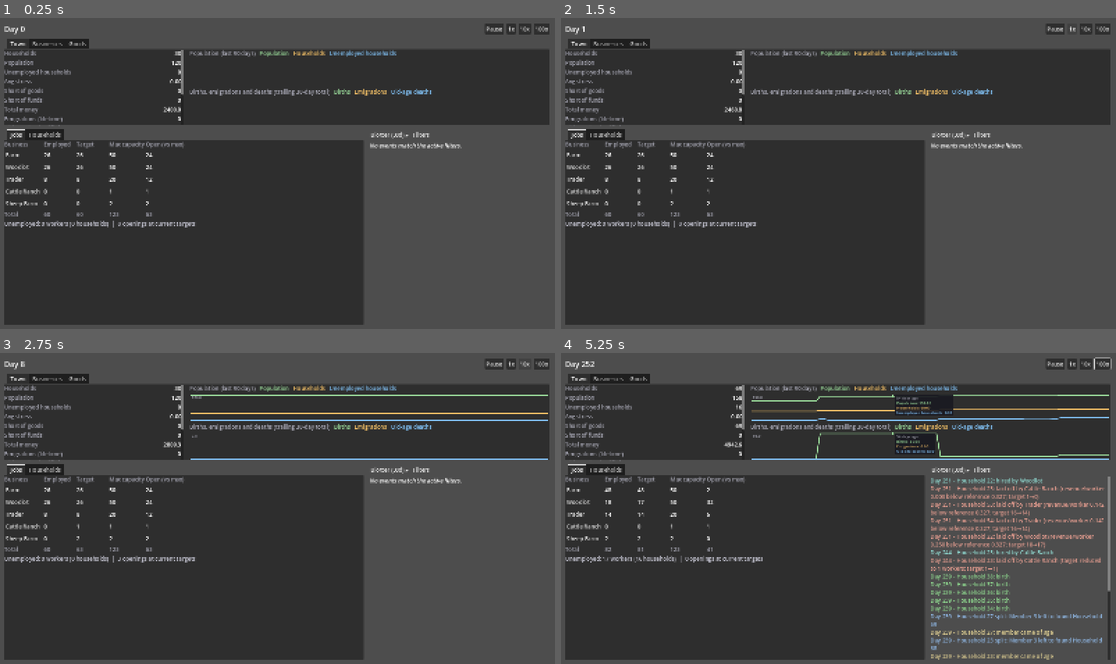
Above: before the commit, frames 1-4 (two rows, left to right).
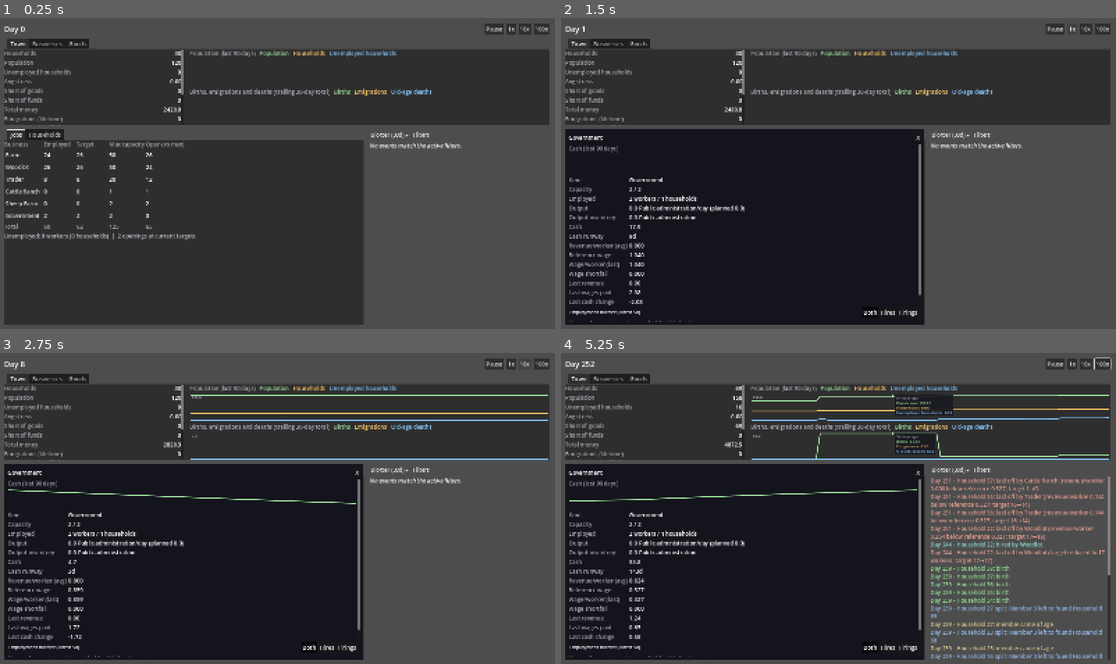
Above: after the commit, the same moments.

Repository: forsman5/sitka
Game: Godot game, scene res://scenes/sim/he_dashboard.tscn
Same seed, same stepped clock (60 frames per second), same inputs: the game is played once before the commit and once after it. This scene is started directly instead of the project's main scene.
Inputs (mouse positions are in pixels of both pictures, inside the frame that each line leads up to):
- Up to frame 1 (0.25 s): no input
- Up to frame 2 (1.5 s): click (583, 217) at 0.5 s, where only the run after the commit has a clickable "Government"; click "1x" at 1.25 s
- Up to frame 3 (2.75 s): click "10x" at 2 s
- Up to frame 4 (5.25 s): click "100x" at 2.75 s; tap Enter at 3.5 s; drag from (932, 408) to (894, 440) at 3.52 s; drag from (932, 446) to (810, 570) at 4.27 s; move the mouse to (894, 440) at 5.02 s; hold Right (ui_right) from 5.03 s (still down); hold Alt from 5.03 s (still down)

The runs differ from the first frame. In frame 1, 0.9% of the frame differs, in the area x 0-36%, y 29-72%; in frame 2, 40%; in frame 3, 39%; in frame 4, 45%, in the area x 0-99%, y 20-99%.

Commit message:
Add Government business and sales tax to the household economy
Kind.GOVERNMENT holds the town treasury. Every domestic sale (household
purchases, business-to-business inputs, Trader-supplied inputs) remits a 5%
seller-paid sales tax to it. One permanent administrator household is paid
from the treasury (no overdraft) and is re-hired if the holder leaves.
Builder jobs are stubbed (builder_slots + TODOs). Exports are untaxed.

Adds get_government_summary(), a dashboard status line, and a headless
government check including a tax-rate sweep. Loosens the Trader layoff
bound from 5 to 6 days to account for the tax.

Co-Authored-By: Claude Sonnet 5.5 <noreply@anthropic.com>

Diff:
--- a/scripts/sim/harness/run_household_economy.gd
+++ b/scripts/sim/harness/run_household_economy.gd
@@ -45,6 +45,7 @@
 	_check_herd_monetization()
 	_check_needs_catalog()
 	_check_need_substitutes()
+	_check_government_taxes()
 
 	if _ok:
 		print("\nH1 acceptance: PASS")
@@ -694,7 +695,10 @@
 		# settles (5 days here vs 2 without ranches). Still a "settles, not
 		# thrashes" bound -- the unfixed bug this guards against laid off
 		# roughly every three weeks (11+ days).
-		_assert(late_layoff_days <= 5, "Trader repeatedly laid off staff between supplier harvests in %s (%d layoff days)" % [scenario, late_layoff_days])
+		# Now 6, not 5, with the 5% sales tax on: sellers keep a little less
+		# revenue per worker, so the Trader trims once more while it settles
+		# (probed: 4 layoff days at 0% tax, 5 at 2%, 6 at 5%).
+		_assert(late_layoff_days <= 6,"Trader repeatedly laid off staff between supplier harvests in %s (%d layoff days)" % [scenario, late_layoff_days])
 
 func _business_snapshot(sim: HESimulation, day: int) -> Dictionary:
 	sim.advance_ticks(day - sim.day)
@@ -1089,6 +1093,79 @@
 	_assert(sim._preferred_satisfier(settlement_id, need) == Commodity.Type.WOOL, "A cheaper-per-unit satisfier in supply should be preferred")
 	print("  burn order, partial burns and preferred-satisfier choice behave as expected")
 
+## Government + sales tax: every domestic sale remits a slice to the town
+## treasury, which pays one permanent administrator and never overdrafts.
+## Sweeps the tax rate so the printout answers "is a sales tax alone enough,
+## or do we also need a resident/property tax?" -- see HESimulation.SALES_TAX_RATE.
+func _check_government_taxes() -> void:
+	print("\n=== Government: sales tax funds a permanent administrator ===")
+	var gov_id := HEScenarioSeeds.GOVERNMENT_BUSINESS_ID
+	var sim := _new_sim("build_three_business_economy")
+	var summary := sim.get_government_summary(1)
+	_assert(not summary.is_empty(), "Seeded town should have a government")
+	_assert((summary["administrator_household_ids"] as Array).size() == 1, "Government should start with exactly one administrator household")
+	_assert(summary["builder_slots"] == 0, "Builder jobs are a stub: no slots yet")
+
+	var days := 730
+	var worst_treasury := INF
+	var late_shortfall_days := 0
+	var capacity_start := 0
+	for report in sim.get_business_reports():
+		if report["business_id"] == gov_id:
+			capacity_start = report["capacity"]
+			_assert(report["kind"] == "government", "Government report should be kind=government")
+	for d in days:
+		sim.advance_ticks(1)
+		worst_treasury = minf(worst_treasury, sim.get_government_summary(1)["treasury"])
+		if d >= 30:
+			for report in sim.get_business_reports(1):
+				if report["business_id"] == gov_id and report["wage_shortfall"] > EPSILON:
+					late_shortfall_days += 1
+	summary = sim.get_government_summary(1)
+	var wage_per_day := 0.0
+	for report in sim.get_business_reports(1):
+		if report["business_id"] == gov_id:
+			wage_per_day = report["last_wages_paid"]
+			_assert(report["capacity"] == capacity_start, "Government capacity must not self-tune")
+	print("  default rate %.0f%%: tax collected=%.1f (%.2f/day) vs administrator wage %.2f/day, treasury=%.1f, wage-shortfall days after day 30: %d" % [sim.sales_tax_rate * 100.0, summary["tax_collected_total"], summary["tax_collected_total"] / days, wage_per_day, summary["treasury"], late_shortfall_days])
+	_assert(summary["tax_collected_total"] > 0.0, "Sales tax should collect something")
+	_assert(worst_treasury >= -EPSILON, "Treasury must never overdraft (worst %.4f)" % worst_treasury)
+	_assert(late_shortfall_days == 0, "Sales tax alone should sustain the administrator's wage after the first month (%d short days)" % late_shortfall_days)
+	_assert(summary["tax_collected_total"] / days >= wage_per_day, "Average tax income should cover the administrator's daily wage")
+
+	# Tax is a transfer: same-day money reconciliation must still hold with it on.
+	var worst_money_gap := 0.0
+	for record in sim.get_daily_history(days):
+		var expected: float = record["opening_money"] - float(record["money_written_off"]) + float(record["export_revenue"]) - float(record["import_cost"])
+		worst_money_gap = maxf(worst_money_gap, absf(record["closing_money"] - expected))
+	_assert(worst_money_gap < EPSILON, "Money did not reconcile with sales tax on, worst gap %.4f" % worst_money_gap)
+
+	# Rate sweep (information + a monotonicity guard).
+	var previous_tax := -1.0
+	for rate in [0.0, 0.03, 0.05, 0.08]:
+		var swept := _new_sim("build_three_business_economy")
+		swept.sales_tax_rate = rate
+		swept.advance_ticks(365)
+		var s := swept.get_government_summary(1)
+		print("  rate %.0f%%: year-1 tax=%.1f treasury=%.1f" % [rate * 100.0, s["tax_collected_total"], s["treasury"]])
+		if rate == 0.0:
+			_assert(s["tax_collected_total"] == 0.0, "Rate 0 must collect nothing")
+		_assert(s["tax_collected_total"] >= previous_tax, "A higher rate should not collect less tax")
+		previous_tax = s["tax_collected_total"]
+
+	# The post is permanent: lose the administrator and the next weekly
+	# reconcile fills it again.
+	var staffed := _new_sim("build_three_business_economy")
+	var admin_id: int = (staffed.get_government_summary(1)["administrator_household_ids"] as Array)[0]
+	staffed.households[admin_id].employer_business_id = -1
+	staffed.advance_ticks(HESimulation.CAPACITY_EVAL_INTERVAL_DAYS)
+	_assert((staffed.get_government_summary(1)["administrator_household_ids"] as Array).size() >= 1, "Administrator post should be refilled after the holder leaves")
+
+	# A town with no government taxes nothing and reports none.
+	var bare := _new_sim("build_two_settlement_economy")
+	bare.advance_ticks(60)
+	_assert(bare.get_government_summary(1).is_empty(), "A scenario without a government should report none")
+
 func _total_worker_capacity(sim: HESimulation) -> int:
 	var total := 0
 	for household_id in sim.get_household_ids():
--- a/scripts/sim/household_economy/data/he_scenario_seeds.gd
+++ b/scripts/sim/household_economy/data/he_scenario_seeds.gd
@@ -29,6 +29,12 @@
 ## -- the opt-in scenarios and the ranches can all be present at once.
 const CATTLE_RANCH_BUSINESS_ID := 6
 const SHEEP_FARM_BUSINESS_ID := 7
+## The town government (Kind.GOVERNMENT): a treasury filled by sales tax that
+## pays one permanent administrator household. Present in every _build_world
+## town, including build_custom's, which never offers it as a choice.
+const GOVERNMENT_BUSINESS_ID := 8
+## Days of administrator wages a new government's treasury starts with.
+const STARTING_TREASURY_DAYS := 10.0
 
 const HOUSEHOLD_COUNT := 30
 
@@ -318,7 +324,54 @@
 		households[household_id] = household
 		settlement.household_ids.append(household_id)
 
+	add_government(settlement, households, businesses, GOVERNMENT_BUSINESS_ID)
+
 	return {"settlements": {SETTLEMENT_ID: settlement}, "households": households, "businesses": businesses}
+
+## Adds a Government business to `settlement` and employs one existing
+## household as its permanent administrator (the last unemployed household,
+## else the last one of the most-staffed business, so the existing day-one
+## staffing barely shifts -- population is unchanged; the donor employer's
+## weekly reconcile refills the slot). Starts with a small treasury float
+## (STARTING_TREASURY_DAYS of wages); after that the administrator is paid out
+## of sales tax alone. Public so a multi-town
+## builder (the valley) can give each settlement its own, with a unique id.
+## TODO(builders): seed builder_slots and builder households here once the
+## builder jobs are modeled (see HEBusiness.builder_slots).
+static func add_government(settlement: HESettlement, households: Dictionary, businesses: Dictionary, government_id: int) -> HEBusiness:
+	var gov := HEBusiness.new(government_id, "Government", null, WORKER_CAPACITY, WORKER_CAPACITY, HEBusiness.Kind.GOVERNMENT, settlement.id)
+	# A small float so day-one wages aren't rationed while the first sales
+	# tax trickles in (probed: an empty treasury rationed the administrator
+	# for ~9 days); from then on tax alone sustains the wage.
+	gov.balance = STARTING_TREASURY_DAYS * _estimated_starting_reference_wage() * WORKER_CAPACITY
+	businesses[government_id] = gov
+	settlement.business_ids.append(government_id)
+	var admin: HEHousehold = null
+	for household_id in settlement.household_ids:
+		var h: HEHousehold = households[household_id]
+		if h.worker_capacity() > 0 and h.employer_business_id == -1:
+			admin = h
+	if admin == null:
+		# Draw from the business with the most households (its last one) --
+		# the small Trader/Bloomery/Mine slices are tuned tightly and a day-
+		# one short crew there visibly shifts trade (see the Trader churn and
+		# Bloomery checks in run_household_economy.gd).
+		var staff_by_employer: Dictionary = {}
+		for household_id in settlement.household_ids:
+			var h: HEHousehold = households[household_id]
+			if h.worker_capacity() > 0 and h.employer_business_id != -1:
+				staff_by_employer[h.employer_business_id] = staff_by_employer.get(h.employer_business_id, 0) + 1
+		var donor_id := -1
+		for employer_id in staff_by_employer.keys():
+			if donor_id == -1 or staff_by_employer[employer_id] > staff_by_employer[donor_id] or (staff_by_employer[employer_id] == staff_by_employer[donor_id] and employer_id < donor_id):
+				donor_id = employer_id
+		for household_id in settlement.household_ids:
+			var h: HEHousehold = households[household_id]
+			if h.worker_capacity() > 0 and h.employer_business_id == donor_id:
+				admin = h
+	if admin != null:
+		admin.employer_business_id = government_id
+	return gov
 
 ## Evenly staffed on day one -- HOUSEHOLD_COUNT*WORKER_CAPACITY workers split
 ## with a small slice going to the Trader and the rest split 50/50 between
@@ -401,7 +454,7 @@
 	var businesses: Dictionary = world["businesses"]
 	var settlement: HESettlement = world["settlements"][SETTLEMENT_ID]
 	for business_id in businesses.keys():
-		if not included.has(business_id):
+		if business_id != GOVERNMENT_BUSINESS_ID and not included.has(business_id):
 			businesses.erase(business_id)
 			settlement.business_ids.erase(business_id)
 	return world
--- a/scripts/sim/household_economy/he_dashboard.gd
+++ b/scripts/sim/household_economy/he_dashboard.gd
@@ -1720,6 +1720,10 @@
 			var status_text := "Growing · harvest in %dd · %.1f %s expected · %.0f%% projected yield" % [next_harvest, expected, report["output_commodity"], yield_percent]
 			status_label.text = status_text
 			status_label.tooltip_text = "%s\n\nProjected from labor already applied plus the current crew continuing until harvest." % status_text
+		elif report["kind"] == "government":
+			var gov_text := "Treasury %.1f · tax today %.2f (%.0f%% sales tax)" % [report["treasury"], report["last_tax_collected"], report["sales_tax_rate"] * 100.0]
+			status_label.text = gov_text
+			status_label.tooltip_text = "%s\n\nSales tax on every local sale pays the administrator; builder jobs are not modeled yet." % gov_text
 		elif report["kind"] == "trader":
 			status_label.text = "Moved %.1f / %.1f units" % [report["last_actual_units"], report["last_planned_units"]]
 			status_label.tooltip_text = report["output_commodity"]
--- a/scripts/sim/household_economy/he_simulation.gd
+++ b/scripts/sim/household_economy/he_simulation.gd
@@ -396,6 +396,17 @@
 ## still shows the last change after a long quiet period.
 const EMPLOYMENT_EVENTS_PER_TYPE := 100
 
+## Government: a flat sales tax on every DOMESTIC sale (household purchases
+## and business-to-business input purchases, local or Trader-supplied),
+## remitted by the seller to the settlement's Kind.GOVERNMENT business -- see
+## _collect_sales_tax. Exports are deliberately untaxed for now (a future
+## export duty), and a settlement with no government taxes nothing, so
+## scenarios that don't seed one behave exactly as before. Authored
+## placeholder: tuned (see run_household_economy.gd's government check) so a
+## ~30-household town's tax comfortably covers its one administrator's wage
+## with a modest surplus left over for the (stubbed) builder jobs.
+const SALES_TAX_RATE := 0.05
+
 var settlements: Dictionary[int, HESettlement] = {}
 var households: Dictionary[int, HEHousehold] = {}
 var businesses: Dictionary[int, HEBusiness] = {}
@@ -408,6 +419,10 @@
 ## Lets a scenario prove accounting with fixed quotes first before
 ## exercising the bounded price-drift rule.
 var price_adjustment_enabled: bool = true
+
+## Sales tax fraction, a plain variable (not the const) so harnesses and a
+## future player policy can change it per sim. 0.0 turns the tax off.
+var sales_tax_rate: float = SALES_TAX_RATE
 
 ## Named "emigrate" rather than "die" -- placeholder terminology until H1
 ## actually connects to the wider valley (see docs/river-valley-vertical-
@@ -627,6 +642,17 @@
 			report["recipe_id"] = "trade"
 			report["output_commodity"] = _trade_summary(b)
 			report["stock"] = 0.0 # exports convert straight to money; the Trader never holds inventory
+		elif b.kind == HEBusiness.Kind.GOVERNMENT:
+			# Same keys the production branch fills, so detail pages that
+			# read them need no government special case.
+			report["recipe_id"] = "government"
+			report["output_commodity"] = "Public administration"
+			report["stock"] = 0.0
+			report["treasury"] = b.balance
+			report["last_tax_collected"] = b.last_tax_collected
+			report["tax_collected_total"] = b.tax_collected_total
+			report["sales_tax_rate"] = sales_tax_rate
+			report["builder_slots"] = b.builder_slots
 		elif b.kind == HEBusiness.Kind.HERD:
 			var herd_commodity := b.herd_commodity()
 			report["recipe_id"] = "herd"
@@ -674,6 +700,7 @@
 	match kind:
 		HEBusiness.Kind.TRADER: return "trader"
 		HEBusiness.Kind.HERD: return "herd"
+		HEBusiness.Kind.GOVERNMENT: return "government"
 		_: return "production"
 
 ## "Export (Grain, Timber) / Import (Iron Ore)" -- whichever commodities the
@@ -1089,6 +1116,7 @@
 		b.last_cash_change = 0.0
 		b.last_wage_shortfall = 0.0
 		b.todays_flows = {}
+		b.last_tax_collected = 0.0
 		# Single reset point for the day, since not every business's
 		# last_revenue gets overwritten later the same tick the way a
 		# SUBSISTENCE_COMMODITIES seller's does in _clear_market_for --
@@ -1105,7 +1133,9 @@
 			continue
 		var reference_wage := _reference_wage_per_worker(b.settlement_id)
 		var total_needed: float = reference_wage * employed
-		var floor: float = -WAGE_NEGATIVE_BALANCE_FLOOR_DAYS * total_needed
+		# A government pays only out of what its treasury actually holds -- no
+		# overdraft allowance, unlike a business that expects to earn it back.
+		var floor: float = 0.0 if b.kind == HEBusiness.Kind.GOVERNMENT else -WAGE_NEGATIVE_BALANCE_FLOOR_DAYS * total_needed
 		if b.kind == HEBusiness.Kind.HERD:
 			# Not clamped at the floor: debt already BELOW the floor counts
 			# toward what must be raised, so a crew that's hired is always
@@ -1704,6 +1734,10 @@
 		var b: HEBusiness = businesses[business_id]
 		var reference_wage := _reference_wage_per_worker(b.settlement_id)
 		reference_wages[b.settlement_id] = reference_wage
+		if b.kind == HEBusiness.Kind.GOVERNMENT:
+			# Staffed by the seed / _ensure_administrator, not by revenue
+			# signals -- it has no revenue per worker to judge.
+			continue
 		if b.capacity == 0:
 			# A business at zero capacity has had no employed workers, so
 			# rolling_average_revenue_per_worker() reads a flat 0 --
@@ -1865,6 +1899,8 @@
 
 	for business_id in business_ids:
 		var b: HEBusiness = businesses[business_id]
+		if b.kind == HEBusiness.Kind.GOVERNMENT:
+			continue # never laid off by the capacity loop; see _ensure_administrator
 		var employed_ids: Array[int] = []
 		for household_id in households.keys():
 			if (households[household_id] as HEHousehold).employer_business_id == business_id:
@@ -1894,6 +1930,7 @@
 			i -= 1
 
 	for settlement_id in get_settlement_ids():
+		_ensure_administrator(settlement_id)
 		var available: Array[int] = []
 		for household_id in (settlements[settlement_id] as HESettlement).household_ids:
 			if (households[household_id] as HEHousehold).employer_business_id == -1:
@@ -1904,6 +1941,8 @@
 		local_business_ids.sort()
 		for business_id in local_business_ids:
 			var b: HEBusiness = businesses[business_id]
+			if b.kind == HEBusiness.Kind.GOVERNMENT:
+				continue # TODO(builders): hire builder_slots households here once modeled
 			var employed_workers := _business_employed_worker_count(business_id)
 			while employed_workers < b.capacity and pool_index < available.size():
 				var household_id: int = available[pool_index]
@@ -2026,6 +2065,7 @@
 			seller.consume(commodity, quantity_traded)
 			seller.add_flow(HEBusiness.FLOW_SOLD, commodity, quantity_traded)
 			var revenue := quantity_traded * price
+			revenue -= _collect_sales_tax(settlement_id, revenue)
 			seller.balance += revenue
 			# += , not = -- _pay_wages already zeroed this at the top of the
 			# tick, and _run_input_purchasing may have already added this
@@ -2580,9 +2620,10 @@
 				b2b["requested"] += requested * affordable_ratio
 				seller.consume(commodity, bought)
 				seller.add_flow(HEBusiness.FLOW_SOLD, commodity, bought)
-				seller.balance += cost
-				seller.last_revenue += cost
-				seller.last_cash_change += cost
+				var net_cost := cost - _collect_sales_tax(buyer.settlement_id, cost)
+				seller.balance += net_cost
+				seller.last_revenue += net_cost
+				seller.last_cash_change += net_cost
 				# Business-to-business sale (e.g. Iron Mine -> Bloomery): no
 				# household or Trader pass records it, so without this the
 				# good's market shows 0 supplied / 0 requested.
@@ -2592,7 +2633,10 @@
 				var offer_before: float = trader_import_capacity[trader.id]
 				trader_import_capacity[trader.id] -= bought
 				var import_cost: float = cost * TRADER_BUY_PRICE_FRACTION
-				var margin: float = cost - import_cost
+				# The sale to the local buyer is taxed; the Trader, as seller,
+				# bears it out of its import margin (never out of import_cost,
+				# which leaves the closed system).
+				var margin: float = cost - import_cost - _collect_sales_tax(buyer.settlement_id, cost)
 				trader.balance += margin
 				trader.last_revenue += margin
 				trader.last_cash_change += margin
@@ -2629,6 +2673,90 @@
 		var need: HENeed = slot_needs[commodity]
 		return need.held(buyer) / need.value_of(commodity)
 	return buyer.stock(commodity)
+
+## The settlement's Kind.GOVERNMENT business, or null (a scenario that never
+## seeded one -- then nothing is taxed there).
+func _settlement_government(settlement_id: int) -> HEBusiness:
+	for business_id in (settlements[settlement_id] as HESettlement).business_ids:
+		var b: HEBusiness = businesses.get(business_id)
+		if b != null and b.kind == HEBusiness.Kind.GOVERNMENT:
+			return b
+	return null
+
+## Sales tax on one domestic sale of gross value `gross` in `settlement_id`:
+## moves sales_tax_rate * gross into that settlement's government treasury and
+## returns the amount, which the CALLER must deduct from what the seller keeps
+## (seller-remitted, so a buyer's price/affordability math is untouched).
+## Returns 0.0 -- taxing nothing -- when there is no government or the rate is
+## zero. A pure internal transfer, so total money is conserved.
+func _collect_sales_tax(settlement_id: int, gross: float) -> float:
+	if sales_tax_rate <= 0.0 or gross <= 0.0:
+		return 0.0
+	var gov := _settlement_government(settlement_id)
+	if gov == null:
+		return 0.0
+	var tax := gross * sales_tax_rate
+	gov.balance += tax
+	gov.last_tax_collected += tax
+	gov.last_revenue += tax
+	gov.last_cash_change += tax
+	gov.tax_collected_total += tax
+	return tax
+
+## Keeps a government's administrator permanent: if no household is employed
+## by it (the seeded one died of old age, left, etc.), hire a replacement --
+## an unemployed household with workers first, else poach a worker household
+## from the lowest-id other employer. Called each _reconcile_employment, ahead
+## of ordinary hiring so the post gets first pick. No-op without a government
+## or when it is already staffed. TODO(builders): the same upkeep for the
+## builder_slots once those exist.
+func _ensure_administrator(settlement_id: int) -> void:
+	var gov := _settlement_government(settlement_id)
+	if gov == null or _business_employed_household_count(gov.id) > 0:
+		return
+	var pick: HEHousehold = null
+	var household_ids: Array[int] = []
+	household_ids.assign((settlements[settlement_id] as HESettlement).household_ids)
+	household_ids.sort()
+	for household_id in household_ids:
+		var h: HEHousehold = households[household_id]
+		if h.worker_capacity() > 0 and h.employer_business_id == -1:
+			pick = h
+			break
+	if pick == null:
+		for household_id in household_ids:
+			var h: HEHousehold = households[household_id]
+			if h.worker_capacity() > 0:
+				pick = h
+				break
+	if pick == null:
+		return
+	pick.employer_business_id = gov.id
+	_log_event("job", {"household_id": pick.id, "business_id": gov.id, "settlement_id": settlement_id, "workers": pick.worker_capacity()})
+
+## Read-only treasury view for UI / player actions (build costs will draw on
+## it): {} when the settlement has no government.
+func get_government_summary(settlement_id: int) -> Dictionary:
+	if not settlements.has(settlement_id):
+		return {}
+	var gov := _settlement_government(settlement_id)
+	if gov == null:
+		return {}
+	var admin_ids: Array[int] = []
+	for household_id in households.keys():
+		if (households[household_id] as HEHousehold).employer_business_id == gov.id:
+			admin_ids.append(household_id)
+	admin_ids.sort()
+	return {
+		"business_id": gov.id,
+		"treasury": gov.balance,
+		"sales_tax_rate": sales_tax_rate,
+		"last_tax_collected": gov.last_tax_collected,
+		"tax_collected_total": gov.tax_collected_total,
+		"last_wages_paid": gov.last_wages_paid,
+		"administrator_household_ids": admin_ids,
+		"builder_slots": gov.builder_slots,
+	}
 
 ## Total daily need for `commodity` across every household right now -- the
 ## basis for the Trader's reserve (TRADER_RESERVE_BUFFER_DAYS worth of
--- a/scripts/sim/household_economy/records/he_business.gd
+++ b/scripts/sim/household_economy/records/he_business.gd
@@ -48,6 +48,16 @@
 ## inventory until production consumes them. An input nothing local
 ## produces is supplied by the settlement's Trader, importing it from
 ## outside the settlement; see he_simulation.gd's _run_input_purchasing.
+##
+## Kind.GOVERNMENT (the settlement's "Government") is a fourth odd one out:
+## no recipe, no stock, no sales. Its `balance` is the town treasury, filled
+## by the sales tax every domestic transaction remits to it (see
+## he_simulation.gd's _collect_sales_tax) and drained only by wages. It does
+## not self-tune: its permanent administrator household is assigned by the
+## scenario seed (and re-assigned if that household ever leaves the
+## workforce), and it never goes into debt to pay anyone -- an empty
+## treasury means a rationed wage, not an overdraft. `builder_slots` is the
+## (not yet modeled) number of builder jobs it will fund; see its comment.
 
 const Recipe = preload("res://scripts/sim/records/recipe.gd")
 const Commodity = preload("res://scripts/sim/records/commodity.gd")
@@ -81,7 +91,7 @@
 ## Everything recorded into the rolling history and reported per business.
 const ALL_SERIES := [FLOW_PRODUCED, FLOW_CONSUMED, FLOW_SOLD, FLOW_BOUGHT, LEVEL_STOCK]
 
-enum Kind { PRODUCTION, TRADER, HERD }
+enum Kind { PRODUCTION, TRADER, HERD, GOVERNMENT }
 enum Species { CATTLE, SHEEP }
 
 var id: int
@@ -211,6 +221,19 @@
 ## decide growth/shrink, per he_simulation.gd's doc comment there.
 var _revenue_per_worker_history: Array[float] = []
 
+## Kind.GOVERNMENT only: sales tax remitted to the treasury today / ever, for
+## reporting -- see he_simulation.gd._collect_sales_tax.
+var last_tax_collected: float = 0.0
+var tax_collected_total: float = 0.0
+
+## Kind.GOVERNMENT only: how many builder jobs the government should employ.
+## TODO(builders): not modeled yet. Nothing hires into these slots and
+## _reconcile_employment leaves a government's staffing alone; when builders
+## land they should draw wages from the treasury like the administrator and
+## spend labor on player-ordered construction (new businesses). Kept as a
+## plain variable now so the UI and player actions have a stable name to bind.
+var builder_slots: int = 0
+
 var last_planned_units: float = 0.0
 var last_actual_units: float = 0.0
 var last_output_produced: Dictionary[Commodity.Type, float] = {}
